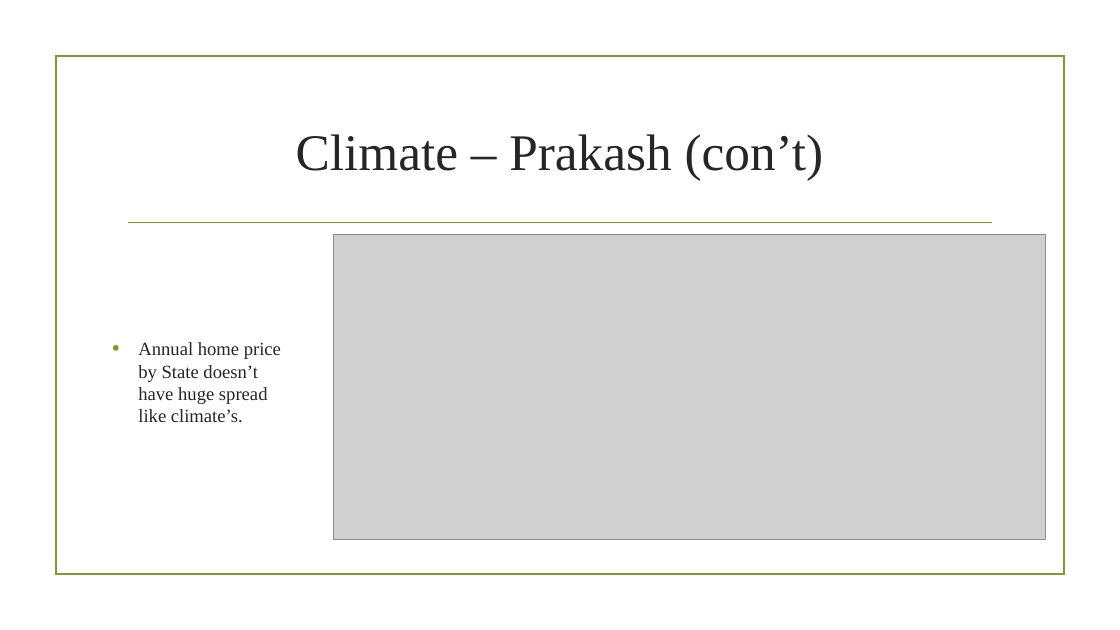
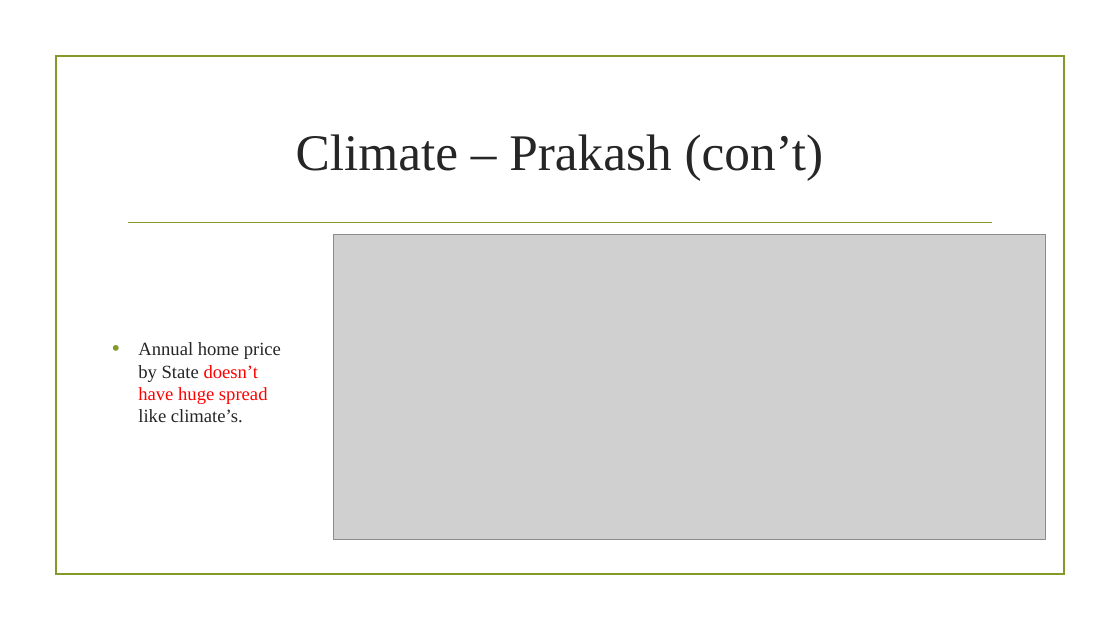
Before and after one commit to prakashbalasubramaniam/The_Incredible_Quad, a slide deck: slide 17 of Working_Presentation.pptx (slide 16 before the commit). Drawn at 1120x630 pixels with LibreOffice and Linux fonts; fonts in the diff are those of the drawing; grey boxes stand for pictures; background and template pictures are left out. Boxes give left, top, right and bottom in pixels: in the first picture for what was removed or moved away, otherwise in the second. Text is boxed around its words. In the diff, an @@ line names an element or a change of style, - is before the commit and + after.

Commit message:
Update Working_Presentation with Climate analysis

```diff
--- a/Working_Presentation.pptx
+++ b/Working_Presentation.pptx
@@ text "Annual home price by State ..." at <box>138,342,281,423</box>: text colour #262626 to #FF0000 in "doesn’t have huge spread" @@
```
Also in this commit, not shown: 2 other slides changed.
